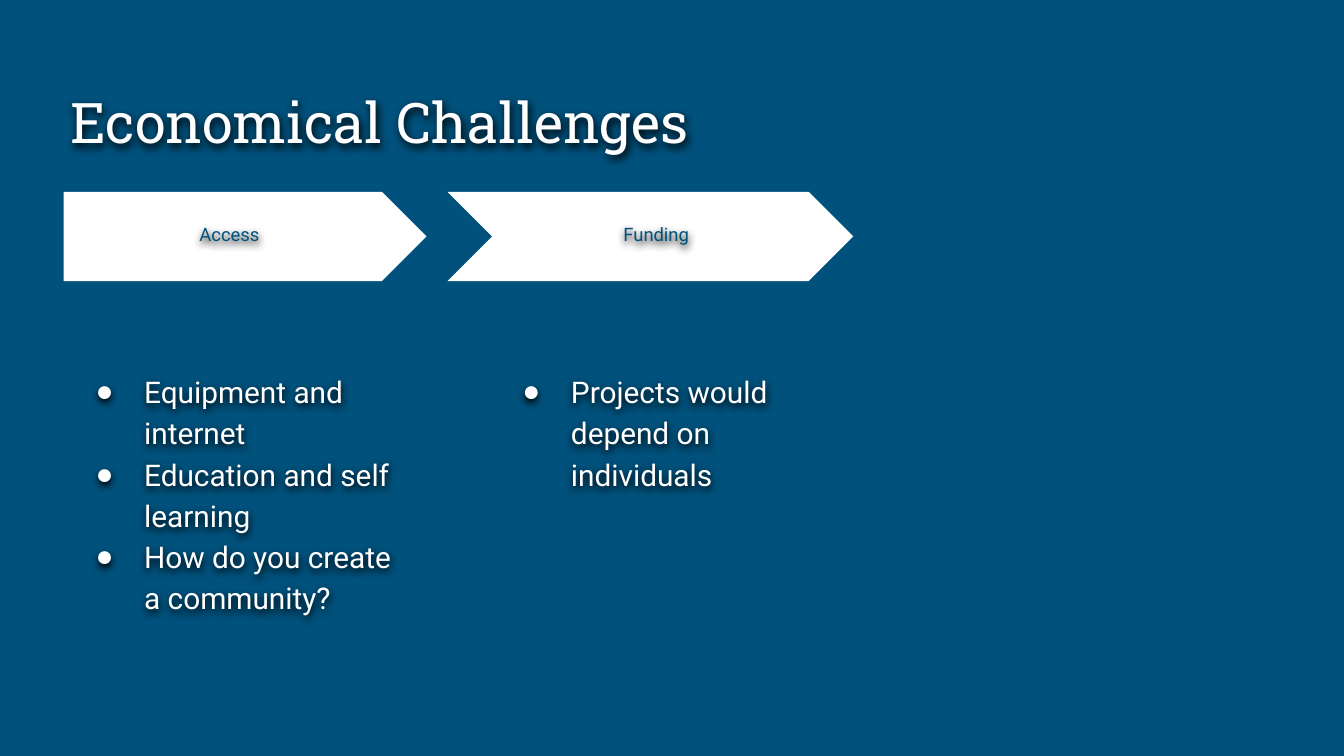
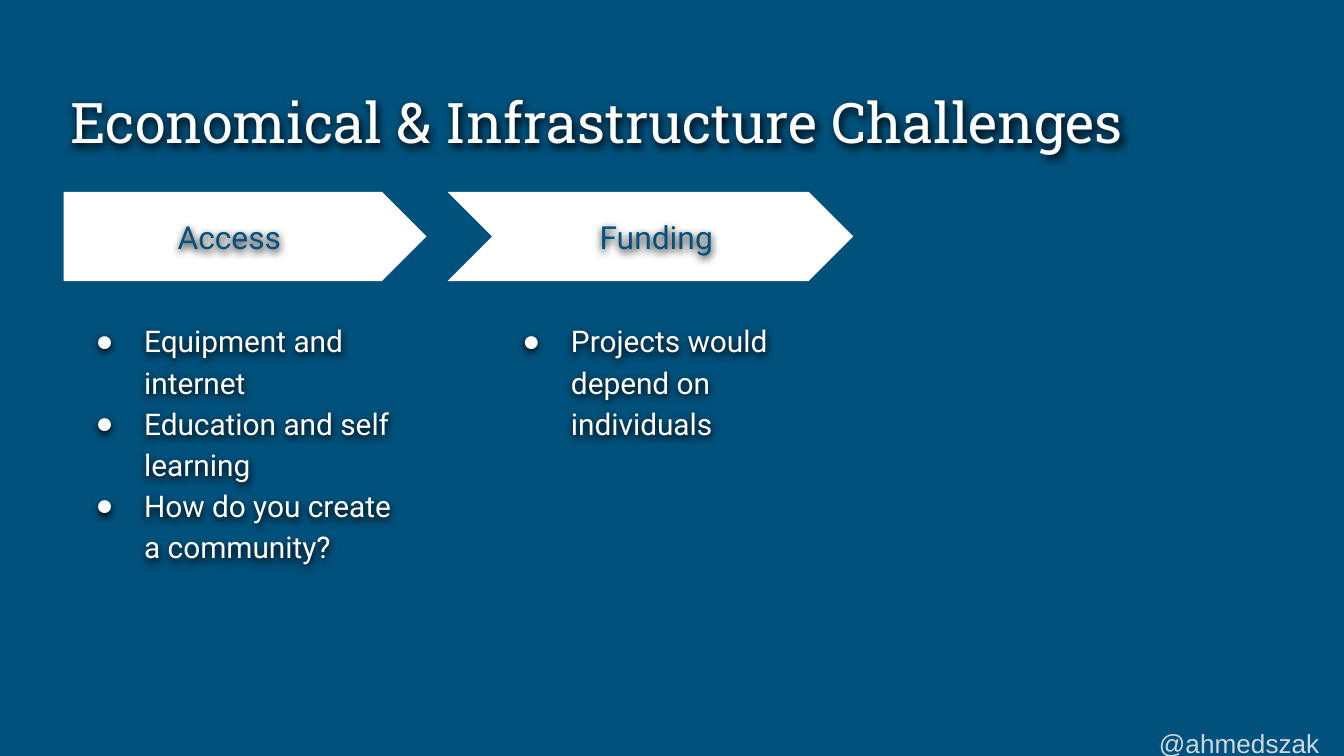
Before and after one commit to ahmedsobeh/conference-talks, a slide deck: slide 41 of foss-backstage/The F in FOSS Affording Open Source in Developing Countries.pptx. Drawn at 1344x756 pixels with LibreOffice and Linux fonts; fonts in the diff are those of the drawing. Boxes give left, top, right and bottom in pixels: in the first picture for what was removed or moved away, otherwise in the second. Text is boxed around its words. In the diff, an @@ line names an element or a change of style, - is before the commit and + after.

```diff
--- a/foss-backstage/The F in FOSS Affording Open Source in Developing Countries.pptx
+++ b/foss-backstage/The F in FOSS Affording Open Source in Developing Countries.pptx
@@ title at (70, 99, 1123, 157): text changed @@
-Economical Challenges
+Economical & Infrastructure Challenges
@@ text "Access" at (178, 220, 282, 257): size 9.9 to 17 pt; line spacing 0.8 to 1 @@
@@ text "Funding" at (600, 220, 713, 257): size 9.9 to 17 pt; line spacing 0.8 to 1 @@
@@ text at (144, 329, 343, 395): less space between paragraphs @@
@@ text "Projects would depend on individuals" at (571, 329, 768, 436): less space between paragraphs @@
@@ text added at (1141, 720, 1339, 747), 14 pt, text #CFD8DC @@
+@ahmedszakaria
```
Also in this commit, not shown: 55 other slides changed, 10 slides added, 22 slides removed.
